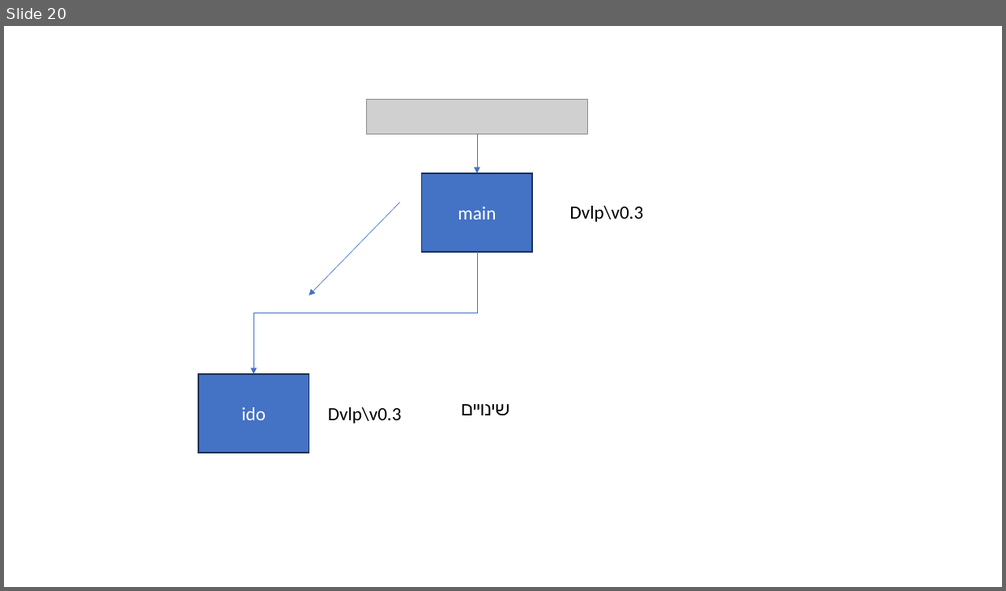
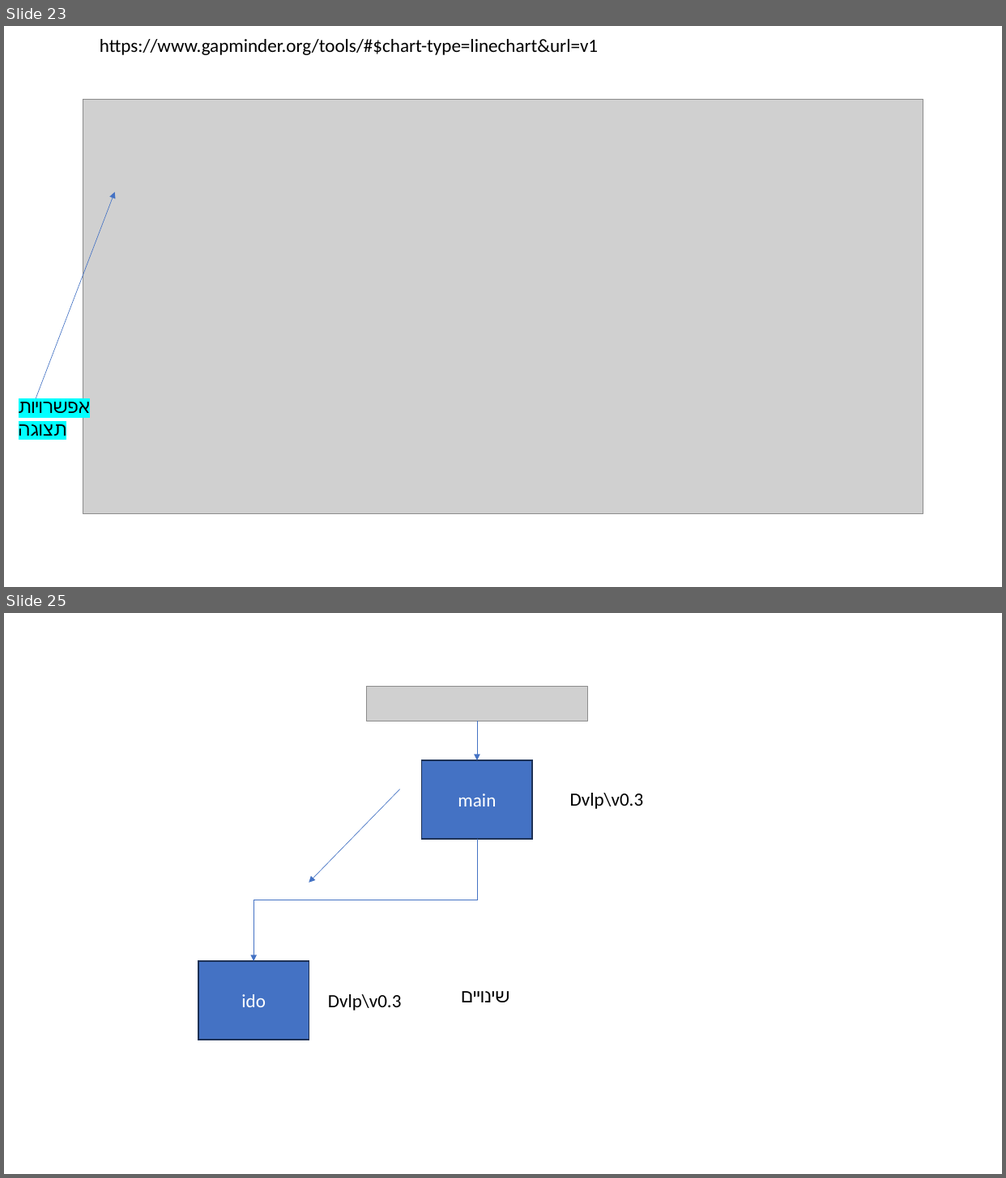
Before and after one commit to MOTRoundTables/ScenarioBank, a slide deck: doc/ScnLibApp.pptx. Shown one above the other, each under a label of ours: slide 20 before the commit, slides 23 and 25 after it; the slides between them are not shown. The pictures are 1006x591 and 1006x1178 pixels, drawn with LibreOffice and Linux fonts; fonts in the diff are those of the drawing; grey boxes stand for pictures. Boxes give left, top, right and bottom in pixels: in the first picture for what was removed or moved away, otherwise in the second. Text is boxed around its words. In the diff, an @@ line names an element or a change of style, - is before the commit and + after.

```diff
--- a/doc/ScnLibApp.pptx
+++ b/doc/ScnLibApp.pptx
@@ slide 23 added at (4,26,1002,587), background #FFFFFF @@
@@ text added at (100,39,598,55), 18 pt, text #000000 @@
+https://www.gapminder.org/tools/#$chart-type=linechart&url=v1
@@ picture added at (83,100,923,514) @@
@@ arrow added from (28, 417) to (115, 192), #4472C4 0.5 pt @@
@@ text added at (19,399,91,442), 18 pt, text #000000 @@
+אפשרויות תצוגה
@@ what was slide 20 is now slide 25 @@
```
Also in this commit, not shown: 8 slides changed, 6 other slides added, 2 slides removed, 4 other files.
